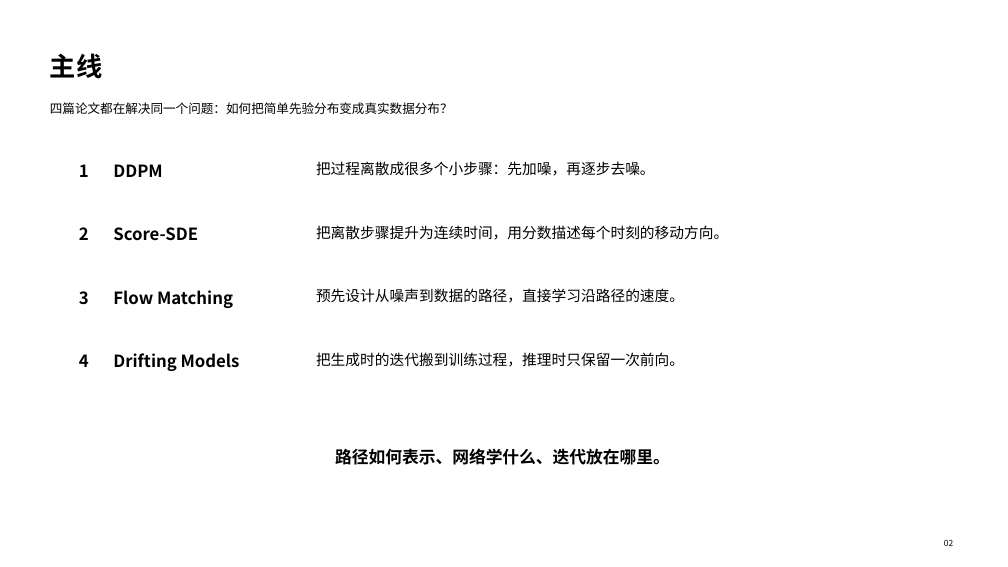
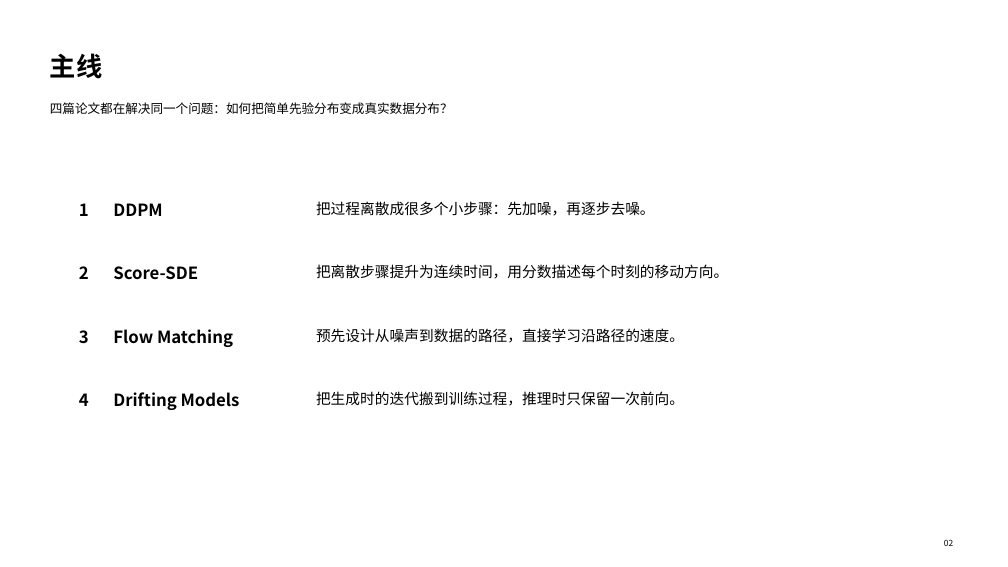
Before and after one commit to Gsheen76/My-Obsidian, a slide deck: slide 2 of 项目/学习/多任务成像/相关论文/四篇生成模型组会汇报_优化版.pptx. Drawn at 1008x567 pixels with LibreOffice and Linux fonts; fonts in the diff are those of the drawing. Boxes give left, top, right and bottom in pixels: in the first picture for what was removed or moved away, otherwise in the second. Text is boxed around its words. In the diff, an @@ line names an element or a change of style, - is before the commit and + after.

```diff
--- a/项目/学习/多任务成像/相关论文/四篇生成模型组会汇报_优化版.pptx
+++ b/项目/学习/多任务成像/相关论文/四篇生成模型组会汇报_优化版.pptx
@@ 12 texts: place and size @@
-12 texts at [79, 161, 728, 371]
+12 texts at [79, 201, 728, 410]
@@ text removed at [335, 448, 670, 465] @@
-路径如何表示、网络学什么、迭代放在哪里。
```
Also in this commit, not shown: 8 other slides changed, 1 other file.
